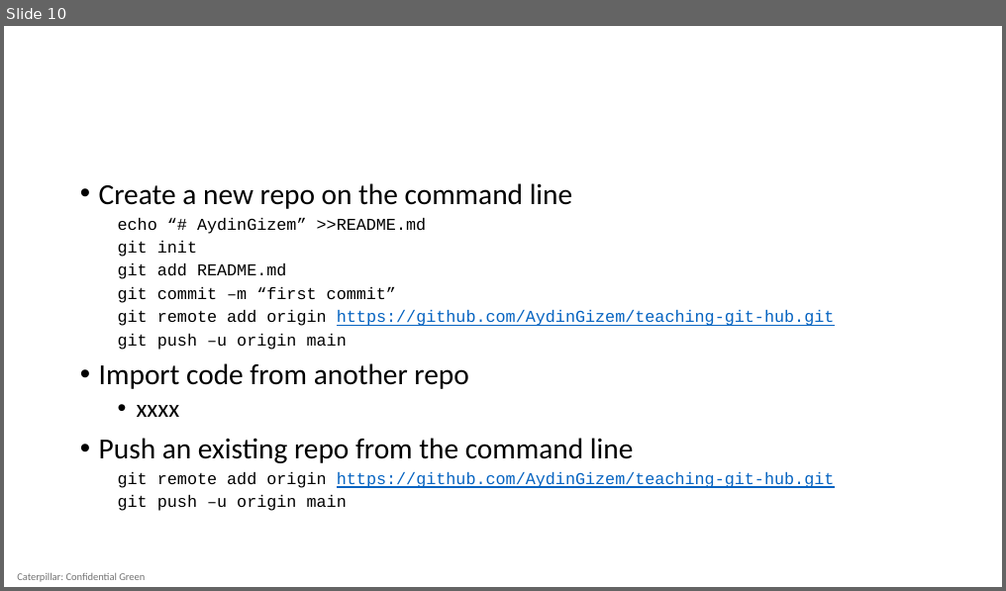
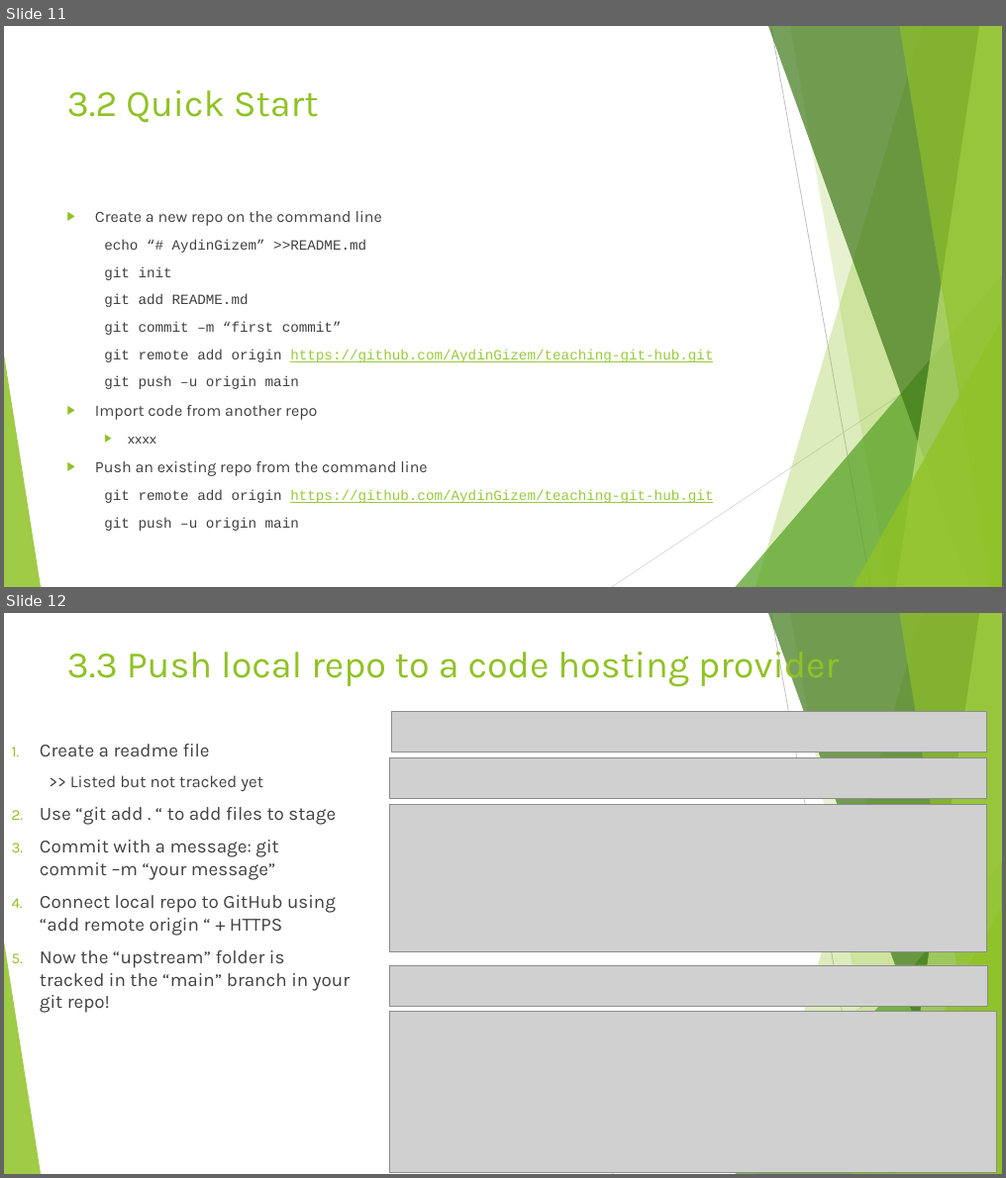
Before and after one commit to AydinGizem/teaching-github, a slide deck: GIT for beginners.pptx. Shown one above the other, each under a label of ours: slide 10 before the commit, slides 11 and 12 after it. The pictures are 1006x591 and 1006x1178 pixels, drawn with LibreOffice and Linux fonts; fonts in the diff are those of the drawing; grey boxes stand for pictures. Boxes give left, top, right and bottom in pixels: in the first picture for what was removed or moved away, otherwise in the second. Text is boxed around its words. In the diff, an @@ line names an element or a change of style, - is before the commit and + after.

```diff
--- a/GIT for beginners.pptx
+++ b/GIT for beginners.pptx
@@ slide 12 added at [4,613,1002,1174], background #FFFFFF; not listed: 10 template elements that a slide beside it also shows @@
@@ title added at [67,643,839,686], 36 pt, text #90C226 @@
+3.3 Push local repo to a code hosting provider
@@ picture added at [392,711,987,752] @@
@@ text added at [40,744,350,1013], 18 pt, text #404040 @@
+1. Create a readme file
+  >> Listed but not tracked yet
+2. Use “git add . “ to add files to stage
+3. Commit with a message: git commit –m “your message”
+4. Connect local repo to GitHub using “add remote origin “ + HTTPS
+5. Now the “upstream” folder is tracked in the “main” branch in your git repo!
@@ picture added at [389,758,988,799] @@
@@ picture added at [389,804,988,952] @@
@@ picture added at [389,965,988,1006] @@
@@ picture added at [389,1011,997,1173] @@
@@ what was slide 10 is now slide 11 @@
@@ slide 11 changed as well @@
@@ title added at [67,90,319,123], 36 pt, text #90C226 @@
+3.2 Quick Start
@@ text "Create a new repo on ...": place and size @@
-text "Create a new repo on ..." at [99,183,835,511]
+text "Create a new repo on ..." at [95,211,713,531]
@@ text "Create a new repo on ..." at [95,211,713,531]: size 28 to 15.3 pt in "Create a new repo on the command ...", "Import code from another repo", "Push an existing repo from the command ..."; font Calibri to Karla in "Create a new repo on the command ...", "Import code from another repo", "xxxx", "Push an existing repo from the command ..."; text colour #000000 to #404040 in "Create a new repo on the command ...", "echo “# AydinGizem” >>README.md", "git init", "git add README.md" and 8 more places; size 16 to 13.6 pt in "echo “# AydinGizem” >>README.md", "git init", "git add README.md", "git commit –m “first commit”" and 4 more places; text colour #0563C1 to #99CA3C in "https://github.com/AydinGizem/teaching-git-hub.git", "https://github.com/AydinGizem/teaching-git-hub.git"; size 24 to 13.6 pt in "xxxx"; bullet • to ▶; line spacing 0.9 to 1; more space between paragraphs @@
@@ group added at [4,26,1002,587]: 5 freeform shapes, 3 triangles, 2 lines @@
@@ text removed at [17,573,145,582] @@
-Caterpillar: Confidential Green
```
Also in this commit, not shown: 8 other slides changed, 7 other slides added, 2 slides removed, 1 other file.
